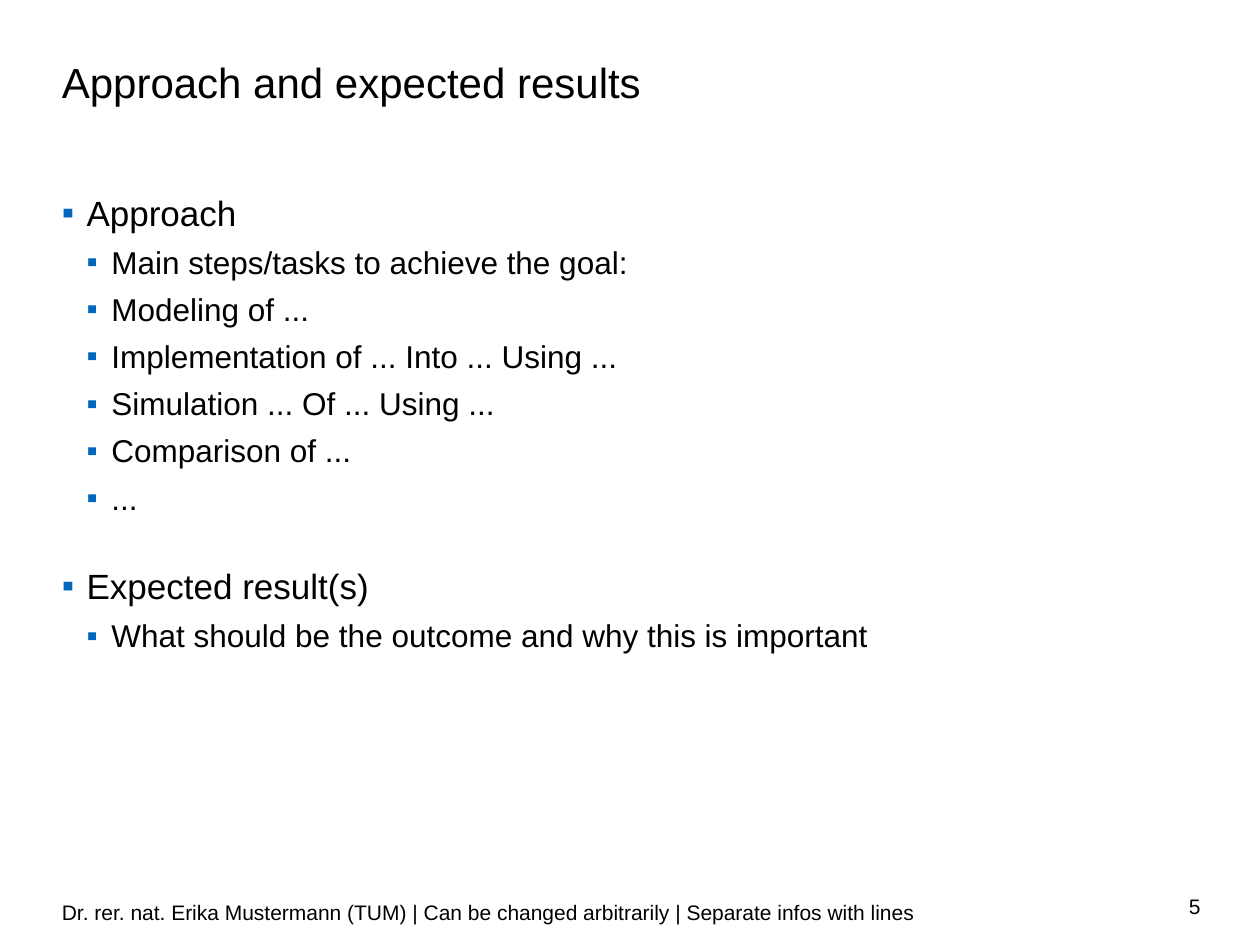
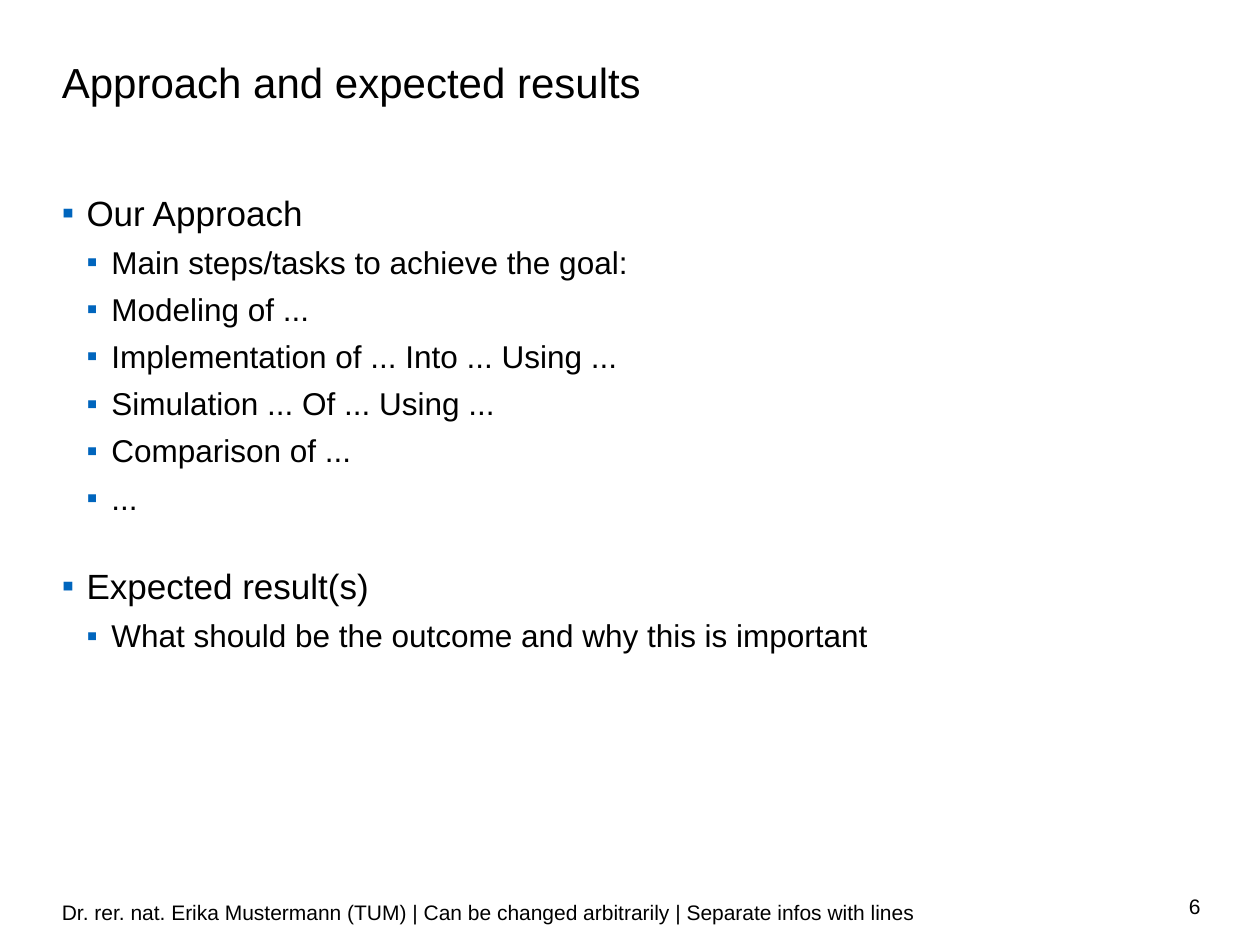
Before and after one commit to karthick1987/SolarPro, a slide deck: slide 6 of kick_off_presentation/Presentation_kick_off.pptx (slide 5 before the commit). Drawn at 1260x945 pixels with LibreOffice and Linux fonts; fonts in the diff are those of the drawing; background and template pictures are left out. Boxes give left, top, right and bottom in pixels: in the first picture for what was removed or moved away, otherwise in the second. Text is boxed around its words. In the diff, an @@ line names an element or a change of style, - is before the commit and + after.

```diff
--- a/kick_off_presentation/Presentation_kick_off.pptx
+++ b/kick_off_presentation/Presentation_kick_off.pptx
@@ text at (87, 200, 303, 232): text changed @@
-▪ Approach
+▪ Our Approach
@@ page number at (1189, 899, 1201, 915): text changed @@
-5
+6
```
Also in this commit, not shown: 1 other slide changed, 1 slide added.
